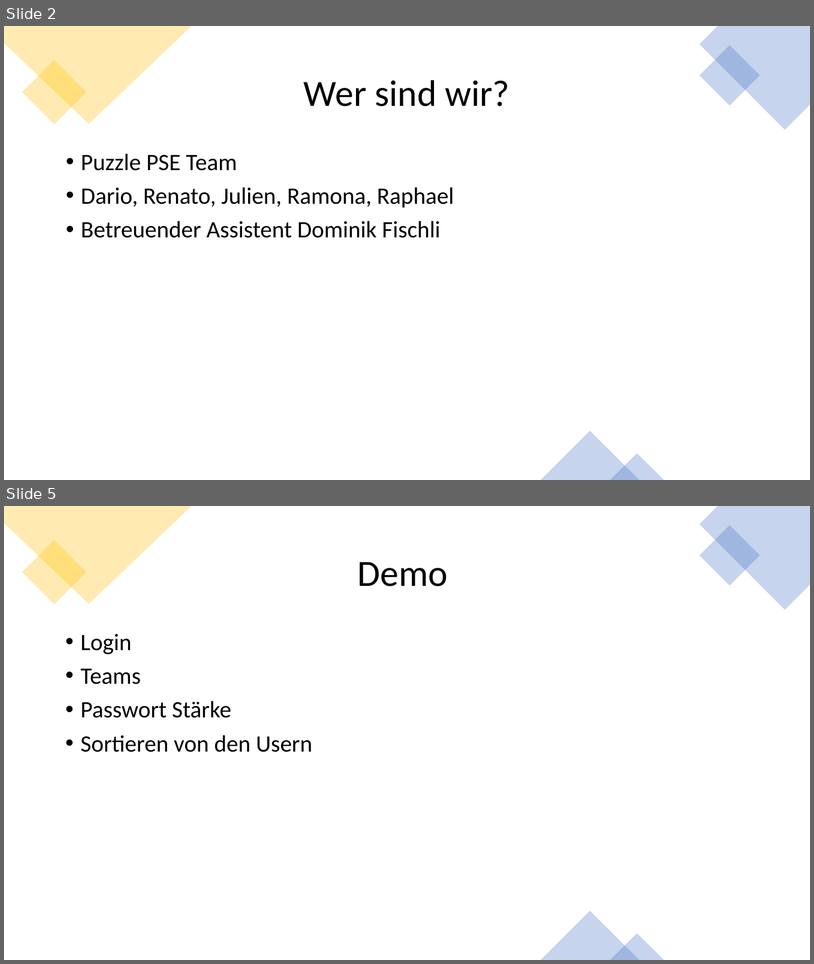
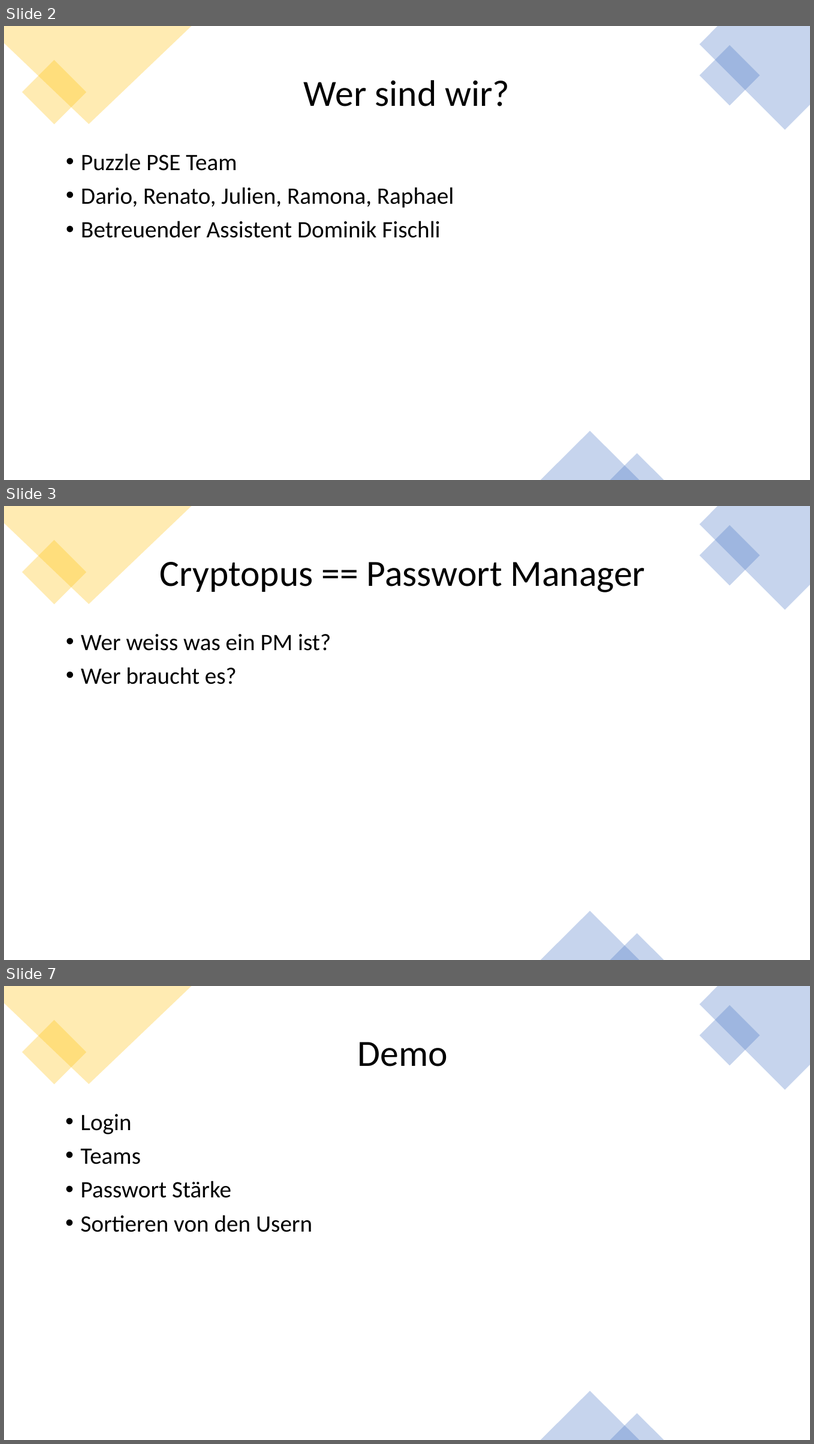
Before and after one commit to RamonaChristen/PSE-Documents, a slide deck: Presentations/Demo.pptx. Shown one above the other, each under a label of ours: slides 2 and 5 before the commit, slides 2, 3 and 7 after it; the slides between them are not shown. The pictures are 814x964 and 814x1444 pixels, drawn with LibreOffice and Linux fonts; fonts in the diff are those of the drawing. Boxes give left, top, right and bottom in pixels: in the first picture for what was removed or moved away, otherwise in the second. Text is boxed around its words. In the diff, an @@ line names an element or a change of style, - is before the commit and + after.

```diff
--- a/Presentations/Demo.pptx
+++ b/Presentations/Demo.pptx
@@ slide 3 added at [4,506,810,960], background #FFFFFF @@
@@ freeform shape added at [4,506,192,604], fill #FFC000 at 30% opacity @@
@@ freeform shape added at [699,506,810,610], fill #4472C4 at 30% opacity @@
@@ rectangle added at [22,540,86,604], fill #FFC000 at 30% opacity @@
@@ rectangle added at [700,525,761,586], fill #4472C4 at 30% opacity @@
@@ title added at [160,562,646,592], 44 pt, text #000000 @@
+Cryptopus == Passwort Manager
@@ text added at [81,634,331,684], 28 pt, text #000000 @@
+• Wer weiss was ein PM ist?
+• Wer braucht es?
@@ triangle added at [541,911,640,960], fill #4472C4 at 30% opacity @@
@@ triangle added at [611,933,665,960], fill #4472C4 at 30% opacity @@
@@ what was slide 5 is now slide 7 @@
```
Also in this commit, not shown: 3 slides changed, 4 other slides added.
